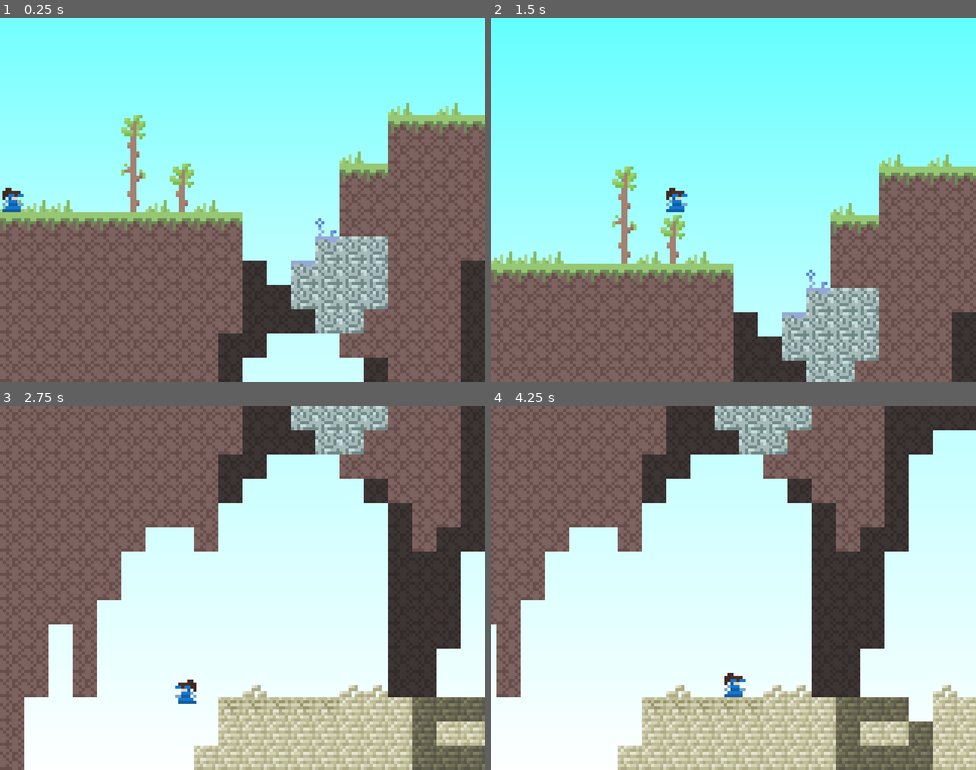
Above: before the commit, frames 1-4 (two rows, left to right).
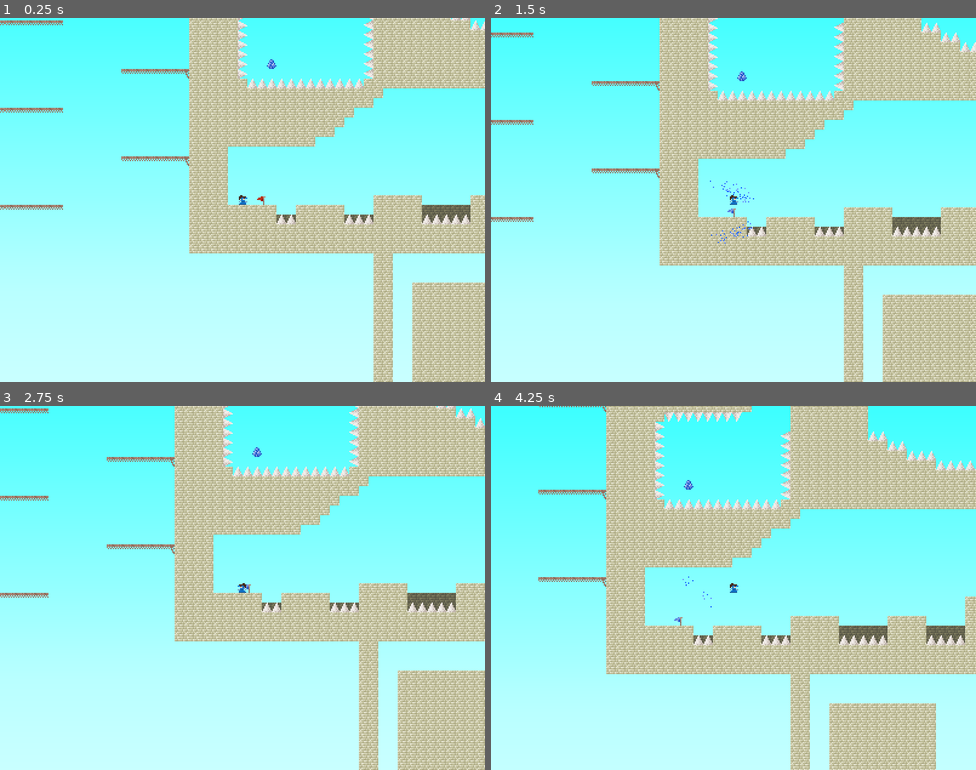
Above: after the commit, the same moments.

Repository: Cassumbra/january-7d7g-challenge
Game: Godot game, scene res://Game 3/Level 1.tscn
The game is run twice, just before and just after one commit, with the same random seed, the same clock (stepped at 60 frames per second) and the same inputs. Before the commit the project starts from res://Game 1/Level 1.tscn.
Inputs:
- Up to frame 1 (0.25 s): no input
- Up to frame 2 (1.5 s): tap Enter at 0.5 s; hold X (secondary) 0.53-1.28 s; hold D (right) from 0.53 s (still down); tap W (up) at 0.77 s; tap C (primary) at 1.35 s
- Up to frame 3 (2.75 s): tap W (up) at 1.52 s; tap X (secondary) at 1.55 s; release D (right) at 2.03 s; hold Left (left) from 2.03 s (still down); hold X (secondary) from 2.03 s (still down)
- Up to frame 4 (4.25 s): release Left (left) at 2.78 s; release X (secondary) at 2.78 s; hold D (right) from 2.78 s (still down); tap X (secondary) at 2.85, 3.8 s; tap W (up) at 3.02, 3.77 s; hold C (primary) from 3.53 s (still down)

The runs differ from the first frame. In frame 1, 94% of the frame differs, in the area x 0-100%, y 0-100%; in frame 2, 67%; in frame 3, 99%; in frame 4, 99%.

Commit message:
iris changes
added a clear objective for the first iris game
second iris game now has fast deaccel when holding backwards
pretty particle effects for floating!

Diff:
--- a/Game 1/Level 1.tscn
+++ b/Game 1/Level 1.tscn
@@ -27,8 +27,10 @@
 
 [node name="TileMapLayer" type="TileMapLayer" parent="."]
 texture_filter = 1
-tile_map_data = PackedByteArray("AAAAAAAAAAAAAAEAAAABAAAAAAA …(22175 unchanged characters)… ABAAAAAACyAA8AAAABAAAAAACxAA8AAAABAAAAAAA=")
+tile_map_data = PackedByteArray("AAAAAAAAAAAAAAEAAAABAAAAAAA …(22175 unchanged characters)… ABAAAAAACyAA8AAAABAAAAAACxAA8AAAABAAAAAAC/AP3/AAAGAAIAAADAAA4AAAAGAAIAAAA=")
 tile_set = ExtResource("1_8my7n")
 
-[node name="CharacterBody2D" parent="." instance=ExtResource("2_g8fpg")]
+[node name="CharacterBody2D" parent="." node_paths=PackedStringArray("foreground", "backwalls") instance=ExtResource("2_g8fpg")]
 position = Vector2(-122.935, -35.945)
+foreground = NodePath("../TileMapLayer")
+backwalls = NodePath("../Backwalls")
--- a/Game 1/Player.tscn
+++ b/Game 1/Player.tscn
@@ -45,6 +45,9 @@
 "speed": 5.0
 }]
 
+[sub_resource type="RectangleShape2D" id="RectangleShape2D_5rgwn"]
+size = Vector2(8, 8)
+
 [node name="CharacterBody2D" type="CharacterBody2D"]
 script = ExtResource("1_tqdjy")
 
@@ -80,3 +83,27 @@
 wait_time = 0.5
 one_shot = true
 autostart = true
+
+[node name="Area" type="Area2D" parent="."]
+collision_layer = 2
+collision_mask = 2
+
+[node name="Collider" type="CollisionShape2D" parent="Area"]
+shape = SubResource("RectangleShape2D_5rgwn")
+
+[node name="CanvasLayer" type="CanvasLayer" parent="."]
+visible = false
+
+[node name="Label" type="Label" parent="CanvasLayer"]
+anchors_preset = 8
+anchor_left = 0.5
+anchor_top = 0.5
+anchor_right = 0.5
+anchor_bottom = 0.5
+offset_left = -56.0
+offset_top = -11.5
+offset_right = 56.0
+offset_bottom = 11.5
+grow_horizontal = 2
+grow_vertical = 2
+text = "you're winner!"
--- a/Game 1/player.gd
+++ b/Game 1/player.gd
@@ -1,19 +1,23 @@
 extends CharacterBody2D
 
+@export var foreground: TileMapLayer
+@export var backwalls: TileMapLayer
 
 const SPEED = 60.0
 const JUMP_VELOCITY = -150.0
 const GRAVITY = Vector2(0, 400)
 
+var respawn_position = Vector2(3.0, -2.0)
+
 var in_air_last_frame = false
 
 func _ready() -> void:
-	position = Vector2(3.0, -2.0)
+	position = respawn_position
 
 func _physics_process(delta: float) -> void:
 	if position.y > 140:
 		$SpeakerDie.play()
-		position = Vector2(3.0, -2.0)
+		position = respawn_position
 
 	if is_on_floor() && in_air_last_frame:
 		$SpeakerLand.play()
@@ -56,3 +60,21 @@
 
 
 	move_and_slide()
+
+	if $Area.overlaps_body(foreground):
+		var collided_tile = foreground.local_to_map(position)
+		var data = foreground.get_cell_tile_data(collided_tile)
+
+		if data:
+			if data.get_custom_data("Flag"):
+				if collided_tile != foreground.local_to_map(respawn_position):
+					var last_flag = foreground.local_to_map(respawn_position)
+					var data_2 = foreground.get_cell_tile_data(last_flag)
+					if data_2:
+						foreground.set_cell(last_flag, 0, data_2.get_custom_data("Breaks Into"))
+					respawn_position = position
+					foreground.set_cell(collided_tile, 0, data.get_custom_data("Breaks Into"))
+			elif data.get_custom_data("Victory"):
+				foreground.erase_cell(collided_tile)
+				process_mode = Node.PROCESS_MODE_DISABLED
+				$CanvasLayer.visible = true
--- a/Game 3/Player.tscn
+++ b/Game 3/Player.tscn
@@ -1,10 +1,11 @@
-[gd_scene load_steps=13 format=3 uid="uid://75qbhur5qdx1"]
+[gd_scene load_steps=14 format=3 uid="uid://75qbhur5qdx1"]
 
 [ext_resource type="Texture2D" uid="uid://cg0htq5bn1ocd" path="res://2D/princess_iris.png" id="1_s5v77"]
 [ext_resource type="Script" path="res://Game 3/player.gd" id="1_tqdjy"]
 [ext_resource type="AudioStream" uid="uid://byh3i6kd6rako" path="res://Sound/step_ultralow.wav" id="3_7anko"]
 [ext_resource type="AudioStream" uid="uid://c3hx8y1fjoqv7" path="res://Sound/step_high.wav" id="4_8yhaq"]
 [ext_resource type="AudioStream" uid="uid://qmmh0bhwm4fs" path="res://Sound/hurt.wav" id="5_k6n5j"]
+[ext_resource type="PackedScene" uid="uid://cu3i5u8n2rc6w" path="res://Game 3/particles_float.tscn" id="6_13sik"]
 
 [sub_resource type="RectangleShape2D" id="RectangleShape2D_ynq32"]
 size = Vector2(7.5, 8)
@@ -61,6 +62,12 @@
 limit_right = 2360
 limit_bottom = 160
 
+[node name="ParticlesFloat" parent="." instance=ExtResource("6_13sik")]
+emitting = false
+
+[node name="ParticlesFloatInverse" parent="." instance=ExtResource("6_13sik")]
+emitting = false
+
 [node name="AnimatedSprite2D" type="AnimatedSprite2D" parent="."]
 texture_filter = 1
 sprite_frames = SubResource("SpriteFrames_js0ub")
--- /dev/null
+++ b/Game 3/particles_float.tscn
@@ -0,0 +1,15 @@
+[gd_scene load_steps=2 format=3 uid="uid://cu3i5u8n2rc6w"]
+
+[sub_resource type="Gradient" id="Gradient_3fqhy"]
+colors = PackedColorArray(0, 0.35, 1, 1, 0.48, 0.575333, 1, 1)
+
+[node name="ParticlesFloat" type="CPUParticles2D"]
+amount = 100
+lifetime_randomness = 0.32
+emission_shape = 3
+emission_rect_extents = Vector2(4, 4)
+spread = 3.64
+gravity = Vector2(0, 0)
+initial_velocity_min = 20.2
+initial_velocity_max = 30.3
+color_initial_ramp = SubResource("Gradient_3fqhy")
--- a/Game 3/player.gd
+++ b/Game 3/player.gd
@@ -18,6 +18,7 @@
 var is_floating = false
 var float_direction = Vector2.ZERO
 var float_velocity = 0.0
+
 
 func _ready() -> void:
 	respawn_position = position
@@ -59,14 +60,20 @@
 	# As good practice, you should replace UI actions with custom gameplay actions.
 	var horizontal := Input.get_axis("left", "right")
 	var vertical := Input.get_axis("up", "down")
-	if horizontal:
+	# Fast deaccel
+	if horizontal * -1 == sign(velocity.x):
+		velocity.x = move_toward(velocity.x, 0, (DEACCEL + ACCEL) * delta)
+	# Regular movement
+	elif horizontal:
 		if horizontal == 1 && velocity.x < SPEED:
 			velocity.x = move_toward(velocity.x, SPEED, ACCEL * delta)
 		elif horizontal == -1 && velocity.x > -SPEED:
 			velocity.x = move_toward(velocity.x, -SPEED, ACCEL * delta)
-	#TODO: I think pressing nothing is a faster deaccel than holding back? this is weird!
+	# Deaccel
 	else:
 		velocity.x = move_toward(velocity.x, 0, DEACCEL * delta)
+
+
 
 	# Handle float.
 	if Input.is_action_just_pressed("secondary") && can_start_float:
@@ -77,8 +84,19 @@
 		float_velocity = max(velocity.length() * dampening, SPEED)
 		$TimerFloat.start()
 
+		if horizontal * vertical == 0:
+			$ParticlesFloat.direction = Vector2(vertical, horizontal)
+		else:
+			$ParticlesFloat.direction = Vector2(-horizontal, vertical)
+
+		$ParticlesFloatInverse.direction = $ParticlesFloat.direction * -1
+		$ParticlesFloat.emitting = true
+		$ParticlesFloatInverse.emitting = true
+
 	if Input.is_action_just_released("secondary") || $TimerFloat.is_stopped():
 		is_floating = false
+		$ParticlesFloat.emitting = false
+		$ParticlesFloatInverse.emitting = false
 
 	if is_floating:
 		velocity = float_velocity * float_direction
--- a/project.godot
+++ b/project.godot
@@ -11,7 +11,7 @@
 [application]
 
 config/name="JANUARY 7D7G CHALLENGE"
-run/main_scene="res://Game 1/Level 1.tscn"
+run/main_scene="res://Game 3/Level 1.tscn"
 config/features=PackedStringArray("4.3", "GL Compatibility")
 config/icon="res://icon.svg"
 
@@ -73,3 +73,4 @@
 
 renderer/rendering_method="gl_compatibility"
 renderer/rendering_method.mobile="gl_compatibility"
+textures/vram_compression/import_etc2_astc=true
Not shown: 1 places in Game 1/Player.tscn that only renumber resources
Not shown, added: Game 1/Lev9ABB.tmp
Not shown, added: Game 1/LevDE7B.tmp
